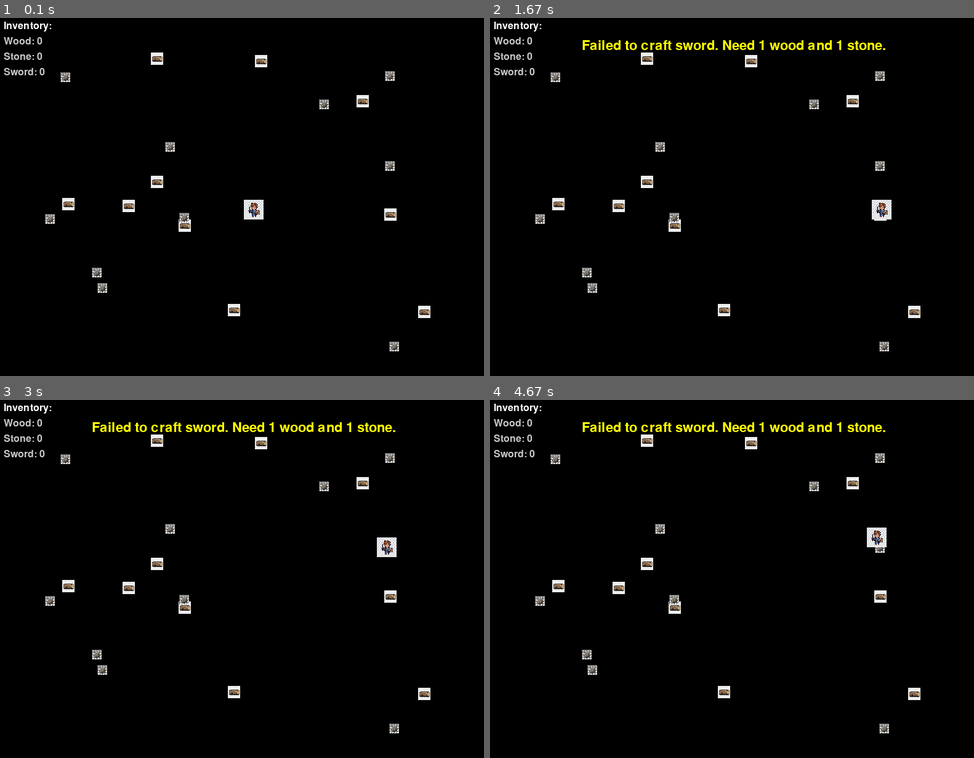
Above: before the commit, frames 1-4 (two rows, left to right).
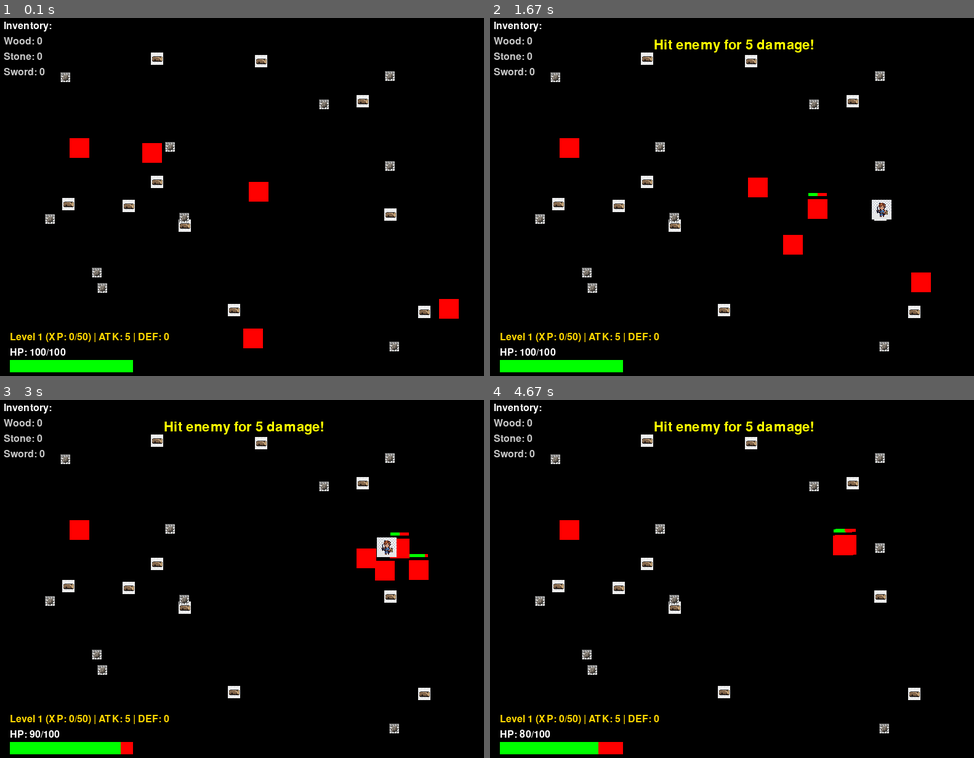
Above: after the commit, the same moments.

Repository: jacobziemba-dev/my-pygame-rpg
Game: pygame game, started from main.py
Same seed, same stepped clock (60 frames per second), same inputs: the game is played once before the commit and once after it.
Inputs:
- Up to frame 1 (0.1 s): no input
- Up to frame 2 (1.67 s): tap Space at 0.33, 0.73, 1.03, 1.23, 1.53 s; hold Enter 0.67-1.13 s; hold Right 0.67-1.13 s; tap C at 0.82 s; hold Right 1.17-1.63 s
- Up to frame 3 (3 s): hold Up 1.67-1.97 s; tap Space at 1.73, 2.07, 2.37, 2.57, 2.87 s; hold Right 2-2.47 s; tap C at 2.15 s; hold Left from 2.5 s (still down)
- Up to frame 4 (4.67 s): release Left at 3.03 s; hold Down 3.07-3.37 s; tap Space at 3.13, 3.47, 3.77, 3.9, 4.3, 4.6 s; hold Left 3.4-3.8 s; tap C at 3.55 s; hold Up 3.83-4.2 s; tap E at 3.98 s; hold Right from 4.23 s (still down)

The runs differ from the first frame. In frame 1, 2.6% of the frame differs, in the area x 2-95%, y 33-99%; in frame 2, 3.4%, in the area x 2-92%, y 6-99%; in frame 3, 3.3%; in frame 4, 3.0%.

Commit message:
feat: implement player progression, enemy combat, and core game management systems

Diff:
--- a/src/__init__.py
+++ b/src/__init__.py
@@ -5,3 +5,4 @@
 from .resource_item import ResourceItem
 from .inventory import Inventory
 from .game_manager import GameManager
+from .enemy import Enemy
--- /dev/null
+++ b/src/enemy.py
@@ -0,0 +1,41 @@
+import math
+import pygame
+
+class Enemy:
+    def __init__(self, x, y):
+        self.rect = pygame.Rect(x, y, 32, 32)
+        self.color = (255, 0, 0)
+        self.hp = 30
+        self.max_hp = 30
+        self.speed = 2
+        self.aggro_range = 250
+
+        self.image = None
+
+    def update(self, player):
+        dx = player.rect.centerx - self.rect.centerx
+        dy = player.rect.centery - self.rect.centery
+        dist = math.hypot(dx, dy)
+
+        if 0 < dist < self.aggro_range:
+            dx_norm = dx / dist
+            dy_norm = dy / dist
+            self.rect.x += dx_norm * self.speed
+            self.rect.y += dy_norm * self.speed
+
+    def draw(self, surface):
+        if self.image:
+             surface.blit(self.image, self.rect)
+        else:
+            pygame.draw.rect(surface, self.color, self.rect)
+
+        if self.hp < self.max_hp:
+            bar_width = 30
+            bar_height = 5
+            fill = (self.hp / self.max_hp) * bar_width
+
+            x = self.rect.centerx - (bar_width // 2)
+            y = self.rect.top - 10
+
+            pygame.draw.rect(surface, (255, 0, 0), (x, y, bar_width, bar_height))
+            pygame.draw.rect(surface, (0, 255, 0), (x, y, fill, bar_height))
--- a/src/game_manager.py
+++ b/src/game_manager.py
@@ -3,6 +3,7 @@
 from src.player import Player
 from src.resource_item import ResourceItem
 from src.ui import UIManager
+from src.enemy import Enemy
 
 class GameManager:
     def __init__(self):
@@ -18,7 +19,10 @@
         self.resources = []
         self._generate_resources()
 
-        self.ui = UIManager(self.player.inventory)
+        self.enemies = []
+        self._generate_enemies()
+
+        self.ui = UIManager(self.player)
 
         self.running = True
 
@@ -32,6 +36,12 @@
             rx = random.randint(50, 750)
             ry = random.randint(50, 550)
             self.resources.append(ResourceItem(rx, ry, "stone"))
+
+    def _generate_enemies(self):
+        for _ in range(5):
+            ex = random.randint(50, 750)
+            ey = random.randint(50, 550)
+            self.enemies.append(Enemy(ex, ey))
 
     def run(self):
         while self.running:
@@ -60,15 +70,48 @@
                         self.ui.show_message("Success! Sword crafted.")
                     else:
                         self.ui.show_message("Failed to craft sword. Need 1 wood and 1 stone.")
+                elif event.key == pygame.K_RETURN:
+                    if self.player.equip("sword"):
+                        self.ui.show_message("Sword equipped! Attack +5")
+                    else:
+                        self.ui.show_message("No sword in inventory to equip.")
+                elif event.key == pygame.K_SPACE:
+                    if self.player.hp > 0:
+                        attack_rect = self.player.rect.inflate(40, 40)
+                        dmg = self.player.get_attack()
+                        for enemy in self.enemies[:]:
+                            if attack_rect.colliderect(enemy.rect):
+                                enemy.hp -= dmg
+                                self.ui.show_message(f"Hit enemy for {dmg} damage!")
+                                if enemy.hp <= 0:
+                                    self.enemies.remove(enemy)
+                                    self.resources.append(ResourceItem(enemy.rect.x, enemy.rect.y, "wood"))
+                                    if self.player.gain_xp(15):
+                                        self.ui.show_message("LEVEL UP! Enemy defeated.")
+                                    else:
+                                        self.ui.show_message("Enemy defeated! +15 XP")
+                                break
 
     def update(self):
-        self.player.update()
+        if self.player.hp > 0:
+            self.player.update()
+
+            for enemy in self.enemies:
+                enemy.update(self.player)
+                if enemy.rect.colliderect(self.player.rect):
+                    if self.player.take_damage(10):
+                        self.ui.show_message("-10 HP!")
+        else:
+            self.ui.show_message("GAME OVER. Restart application.")
+
         self.ui.update()
 
     def draw(self):
         self.screen.fill((0, 0, 0))
         for item in self.resources:
             item.draw(self.screen)
+        for enemy in self.enemies:
+            enemy.draw(self.screen)
         self.player.draw(self.screen)
         self.ui.draw(self.screen)
         pygame.display.update()
--- a/src/player.py
+++ b/src/player.py
@@ -8,6 +8,16 @@
         self.color = (0, 128, 255)
         self.speed = 4
         self.inventory = Inventory()
+
+        self.max_hp = 100
+        self.hp = 100
+        self.last_hit_time = 0
+
+        self.xp = 0
+        self.level = 1
+        self.base_attack = 5
+        self.base_defense = 0
+        self.equipped_items = []
 
         self.image = None
         sprite_path = os.path.join("assets", "sprites", "player.png")
@@ -32,7 +42,55 @@
         self.rect.clamp_ip(pygame.Rect(0, 0, 800, 600))
 
     def draw(self, surface): #* draw function is used to draw the player character on the screen
+        # Flash player transparent if they were hit recently
+        current_time = pygame.time.get_ticks()
+        if current_time - self.last_hit_time < 1000 and (current_time // 100) % 2 == 0:
+            return
+
         if self.image:
             surface.blit(self.image, self.rect)
         else:
             pygame.draw.rect(surface, self.color, self.rect)
+
+    def take_damage(self, amount):
+        current_time = pygame.time.get_ticks()
+        if current_time - self.last_hit_time > 1000:
+            # apply defense
+            actual_damage = max(1, amount - self.get_defense())
+            self.hp -= actual_damage
+            if self.hp < 0:
+                self.hp = 0
+            self.last_hit_time = current_time
+            return True
+        return False
+
+    def get_attack(self):
+        attack = self.base_attack
+        if "sword" in self.equipped_items:
+            attack += 5
+        return attack
+
+    def get_defense(self):
+        return self.base_defense
+
+    def gain_xp(self, amount):
+        self.xp += amount
+        threshold = self.level * 50
+        leveled_up = False
+        while self.xp >= threshold:
+            self.xp -= threshold
+            self.level += 1
+            self.max_hp += 10
+            self.hp = self.max_hp
+            self.base_attack += 2
+            threshold = self.level * 50
+            leveled_up = True
+        return leveled_up
+
+    def equip(self, item_name):
+        if self.inventory.items.get(item_name, 0) > 0:
+            if item_name not in self.equipped_items:
+                self.inventory.remove_item(item_name, 1)
+                self.equipped_items.append(item_name)
+                return True
+        return False
--- a/src/ui.py
+++ b/src/ui.py
@@ -1,8 +1,8 @@
 import pygame
 
 class UIManager:
-    def __init__(self, inventory):
-        self.inventory = inventory
+    def __init__(self, player):
+        self.player = player
         pygame.font.init() # Ensure font module is initialized
         self.font = pygame.font.SysFont(None, 24)
         self.large_font = pygame.font.SysFont(None, 32)
@@ -26,10 +26,29 @@
         surface.blit(title_surf, (10, y_offset))
         y_offset += 25
 
-        for item, count in self.inventory.items.items():
+        for item, count in self.player.inventory.items.items():
             item_surf = self.font.render(f"{item.capitalize()}: {count}", True, (200, 200, 200))
             surface.blit(item_surf, (10, y_offset))
             y_offset += 25
+
+        # Draw Player HP Bar
+        hp_bar_width = 200
+        hp_bar_height = 20
+        hp_y = surface.get_height() - hp_bar_height - 20
+        hp_x = 20
+        fill = (self.player.hp / self.player.max_hp) * hp_bar_width
+
+        # Draw Player Stats
+        stats_text = f"Level {self.player.level} (XP: {self.player.xp}/{self.player.level * 50}) | ATK: {self.player.get_attack()} | DEF: {self.player.get_defense()}"
+        stats_surf = self.font.render(stats_text, True, (255, 215, 0)) # Gold Text
+        surface.blit(stats_surf, (hp_x, hp_y - 45))
+
+        pygame.draw.rect(surface, (255, 0, 0), (hp_x, hp_y, hp_bar_width, hp_bar_height))
+        if fill > 0:
+            pygame.draw.rect(surface, (0, 255, 0), (hp_x, hp_y, fill, hp_bar_height))
+
+        hp_text = self.font.render(f"HP: {self.player.hp}/{self.player.max_hp}", True, (255, 255, 255))
+        surface.blit(hp_text, (hp_x, hp_y - 20))
 
         # Draw Message
         if self.message:
Not shown, changed: TODO.md
